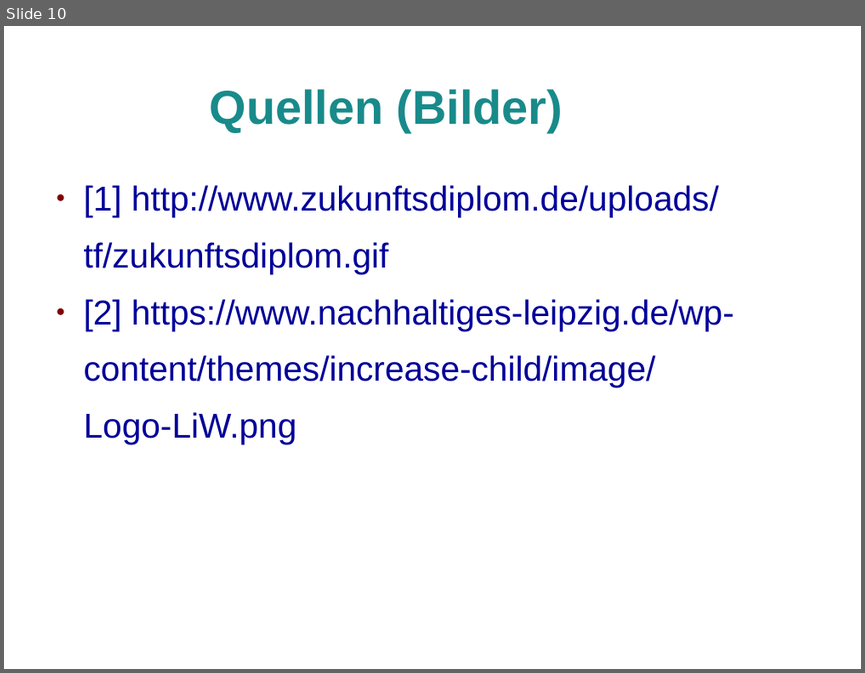
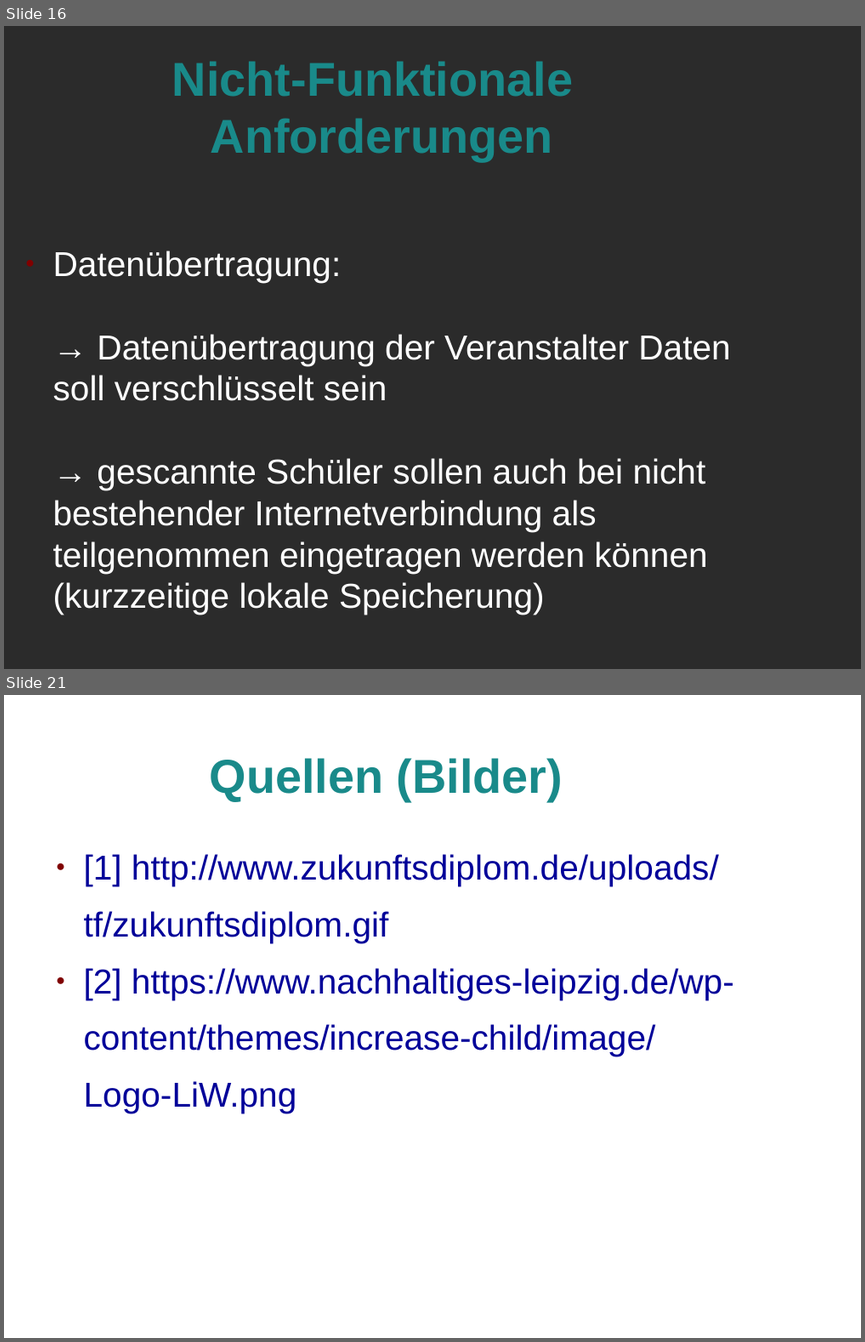
Before and after one commit to Marcel2603/hg17b, a slide deck: Dokumente/Review 1 Praesentation/Review 1.odp. Shown one above the other, each under a label of ours: slide 10 before the commit, slides 16 and 21 after it; the slides between them are not shown. The pictures are 865x673 and 865x1342 pixels, drawn with LibreOffice and Linux fonts; fonts in the diff are those of the drawing; background and template pictures are left out; a plain dark background stands for a picture behind light text. Boxes give left, top, right and bottom in pixels: in the first picture for what was removed or moved away, otherwise in the second. Text is boxed around its words. In the diff, an @@ line names an element or a change of style, - is before the commit and + after.

```diff
--- a/Dokumente/Review 1 Praesentation/Review 1.odp
+++ b/Dokumente/Review 1 Praesentation/Review 1.odp
@@ slide 16 added at bbox=[4, 26, 861, 669], background picture (left out) @@
@@ title added at bbox=[172, 61, 573, 161], 44 pt, text #198A8A, bold @@
+Nicht-Funktionale
+Anforderungen
@@ text added at bbox=[53, 250, 730, 614], 32 pt, text #FFFFFF @@
+● Datenübertragung:
+  → Datenübertragung der Veranstalter Daten soll verschlüsselt sein
+  → gescannte Schüler sollen auch bei nicht bestehender Internetverbindung als teilgenommen eingetragen werden können (kurzzeitige lokale Speicherung)
@@ what was slide 10 is now slide 21 @@
```
Also in this commit, not shown: 10 other slides added.
